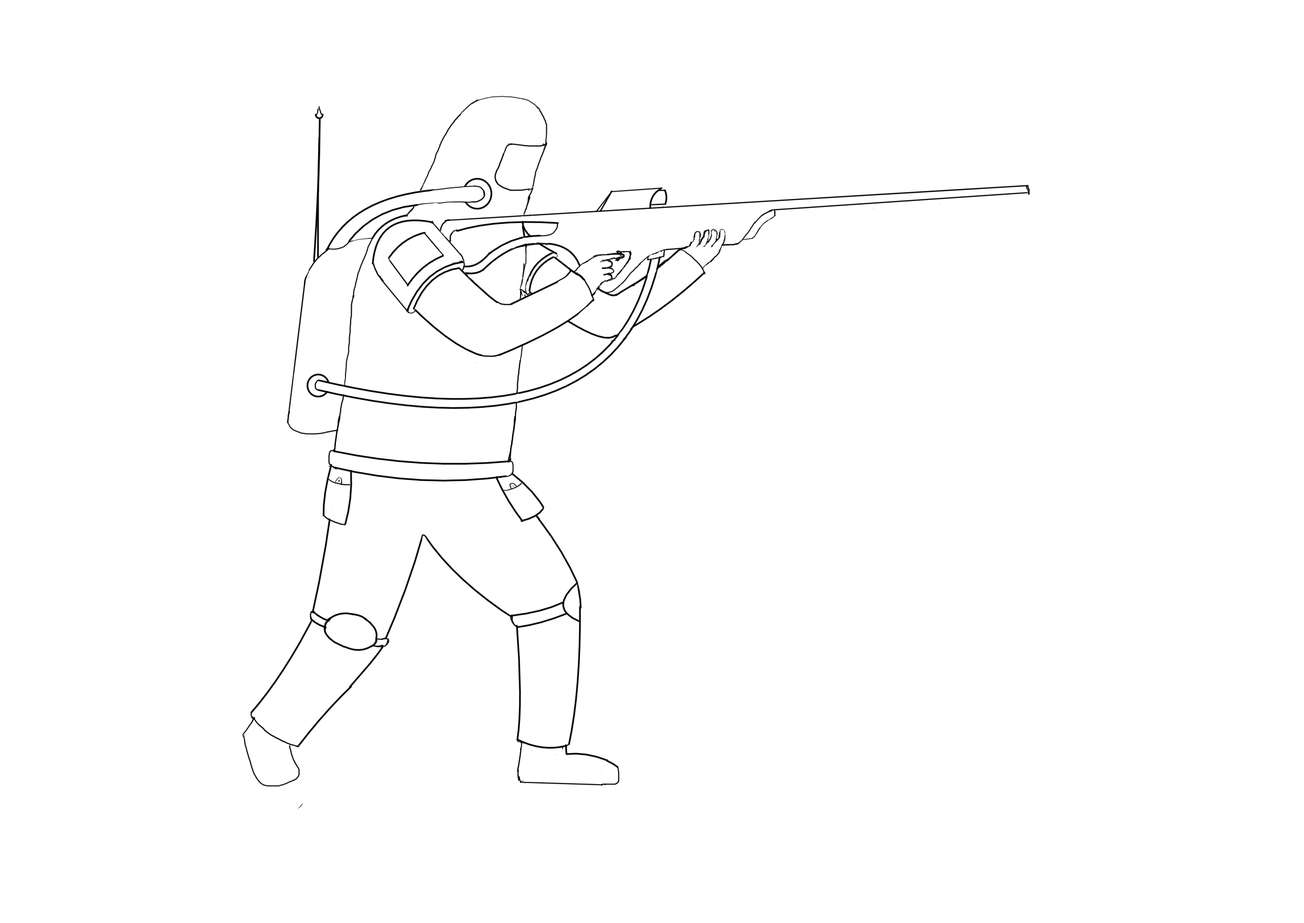
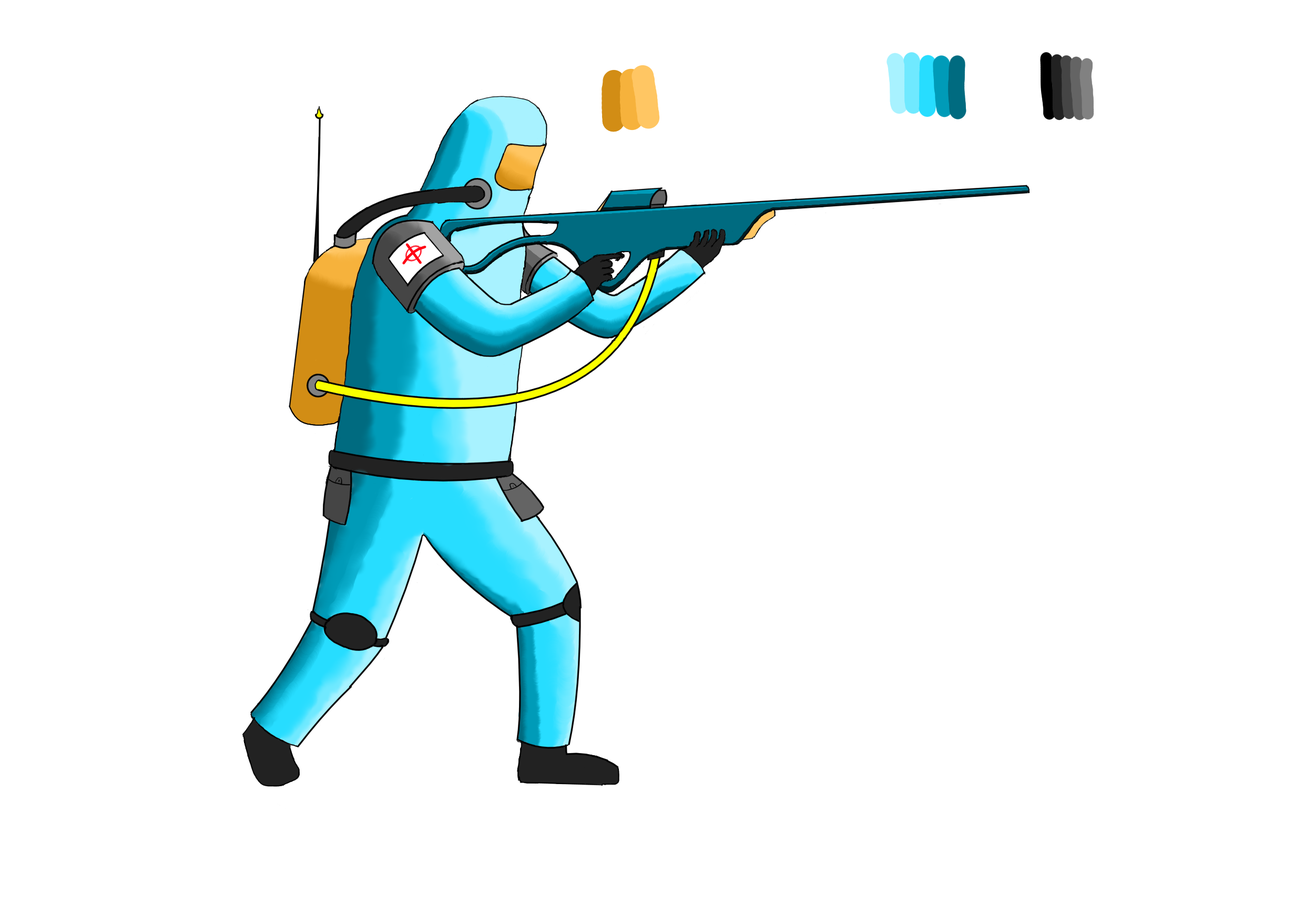
Layer changes from the first 1304×923 image to the second:
renamed "Paint Layer 2" to "Outline", painted on it over [242, 52, 1095, 810]
added layer "Colour" above "Background" over [242, 52, 1095, 808]
